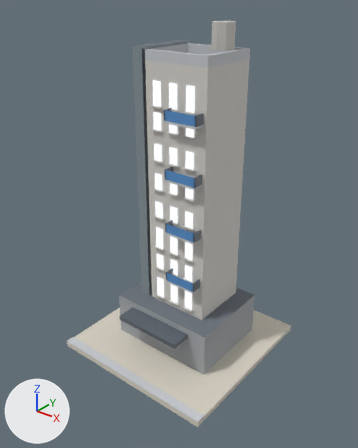
One commit to the glTF model public/models/v2/07_lod1.glb: the scene before it, then after it.
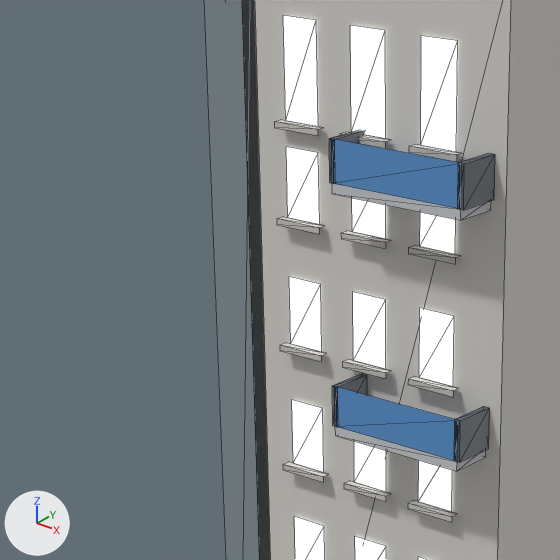
The first picture shows the older version from a 50 mm lens placed at (1.49, -1.89, 1.93), pointed at (0.02, -0.05, 0.79). The close-ups show the older and then the newer version on the part from 24% to 61% of the width and 17% to 47% of the height of that picture. Only the edits that show in the close-ups are written down. Every picture has the same lights, and +X, +Y and +Z are marked at lower left. The close-ups show mesh edges as thin lines. Vertices at exactly the same position are counted once.

In view in the first close-up: 'b07_v2_lod1'.
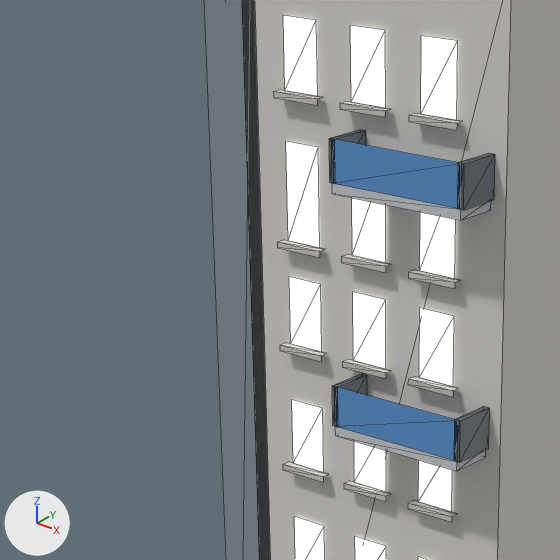
Where the change shows, as pixel boxes [x1, y1, x2, y2] in the close-ups (560 x 560 px; the box of a moved part takes in the faces that stretch with it):
part 1 of me_b07_v2_lod1, moved or reshaped: before [277, 217, 323, 234]; after [277, 240, 325, 258]
part 2 of me_b07_v2_lod1, moved or reshaped: before [341, 231, 391, 249]; after [341, 254, 391, 273]
part 3 of me_b07_v2_lod1, moved or reshaped: before [408, 245, 460, 264]; after [408, 270, 460, 289]
part 4 of me_b07_v2_lod1, moved or reshaped: before [274, 120, 324, 136]; after [273, 90, 322, 105]
part 5 of me_b07_v2_lod1, moved or reshaped: before [340, 132, 389, 148]; after [340, 101, 389, 117]
part 6 of me_b07_v2_lod1, moved or reshaped: before [409, 144, 461, 162]; after [409, 113, 463, 130]
part 7 of me_b07_v2_lod1, moved or reshaped: before [283, 16, 458, 254]; after [283, 16, 458, 279]

Edits to the bpy script that builds the scene:
```text
Change me_b07_v2_lod1:
    where me_b07_v2_lod1.from_pydata(...)  # 427 vertices, 396 faces; spans x -0.48..0.48, y -0.48..0.48, z 0.0..1.77
    used by ob_b07_v2_lod1; location = (0.0, 0.0, 0.0)
    me_b07_v2_lod1 part 1: the loose piece of 6 vertices spanning x -0.11..-0.05, y -0.1..-0.09, z 1.28 is moved by (0.0, 0.0, -0.03)
    me_b07_v2_lod1 part 2: the loose piece of 6 vertices spanning x -0.01..0.05, y -0.1..-0.09, z 1.28 is moved by (0.0, 0.0, -0.03)
    me_b07_v2_lod1 part 3: the loose piece of 6 vertices spanning x 0.09..0.15, y -0.1..-0.09, z 1.28 is moved by (0.0, 0.0, -0.03)
    me_b07_v2_lod1 part 4: the loose piece of 6 vertices spanning x -0.11..-0.05, y -0.1..-0.09, z 1.39..1.4 is moved by (0.0, 0.0, 0.03)
    me_b07_v2_lod1 part 5: the loose piece of 6 vertices spanning x -0.01..0.05, y -0.1..-0.09, z 1.39..1.4 is moved by (0.0, 0.0, 0.03)
    me_b07_v2_lod1 part 6: the loose piece of 6 vertices spanning x 0.09..0.15, y -0.1..-0.09, z 1.39..1.4 is moved by (0.0, 0.0, 0.03)
    me_b07_v2_lod1 part 7: 18 of the vertices in x -0.1..0.14, y -0.09, z 1.28..1.4 are scaled about their middle by (1, 1, 1.52)
```
